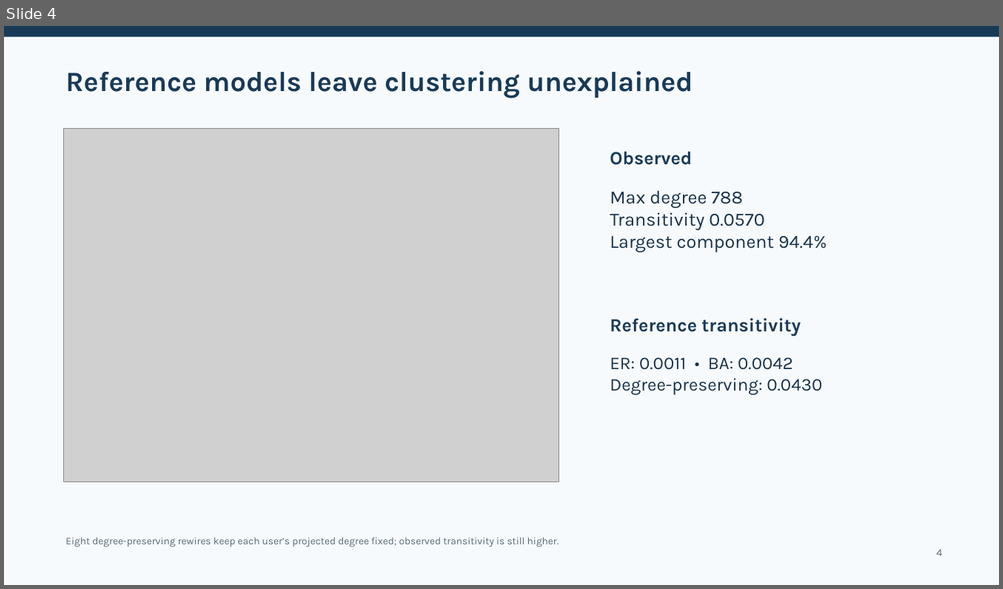
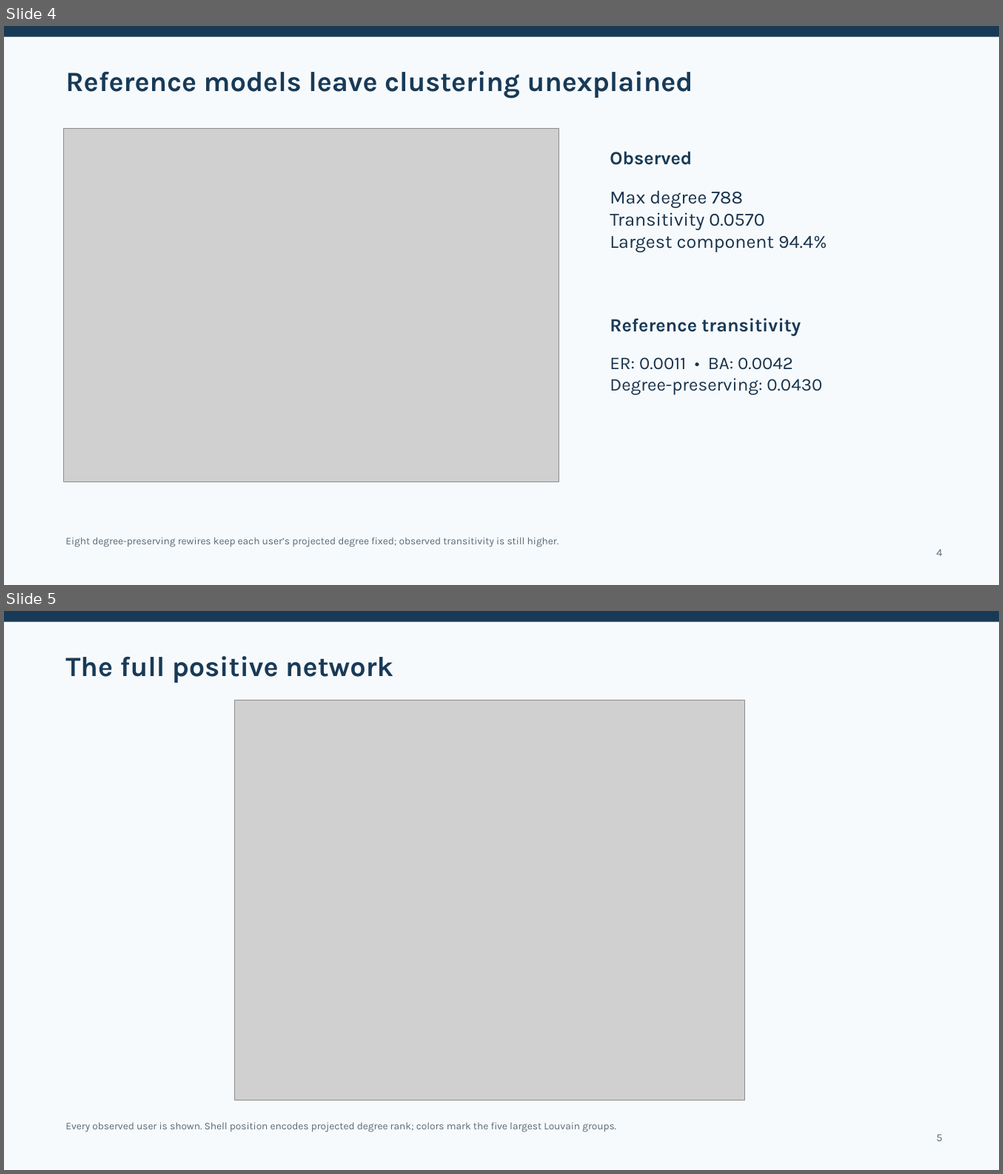
Before and after one commit to O-2wice/bitcoin-otc-trust-network-science, a slide deck: presentation/bitcoin_otc_network_science.pptx. Shown one above the other, each under a label of ours: slide 4 before the commit, slides 4 and 5 after it. The pictures are 1003x589 and 1003x1174 pixels, drawn with LibreOffice and Linux fonts; fonts in the diff are those of the drawing; grey boxes stand for pictures. Boxes give left, top, right and bottom in pixels: in the first picture for what was removed or moved away, otherwise in the second. Text is boxed around its words. In the diff, an @@ line names an element or a change of style, - is before the commit and + after.

Commit message:
Add full-network overview to report presentation and repo

```diff
--- a/presentation/bitcoin_otc_network_science.pptx
+++ b/presentation/bitcoin_otc_network_science.pptx
@@ slide 5 added at [4, 611, 999, 1170], background #F7FAFC @@
@@ rectangle added at [4, 611, 999, 622], fill #183A57 @@
@@ text added at [65, 656, 393, 683], 27 pt, text #183A57, bold @@
+The full positive network
@@ picture added at [235, 701, 745, 1100] @@
@@ text added at [65, 1122, 616, 1133], 9.8 pt, text #596A78 @@
+Every observed user is shown. Shell position encodes projected degree rank; colors mark the five largest Louvain groups.
@@ text added at [936, 1135, 942, 1142], 10.5 pt, text #596A78 @@
+5
```
Also in this commit, not shown: 9 slides changed, 8 other files.
